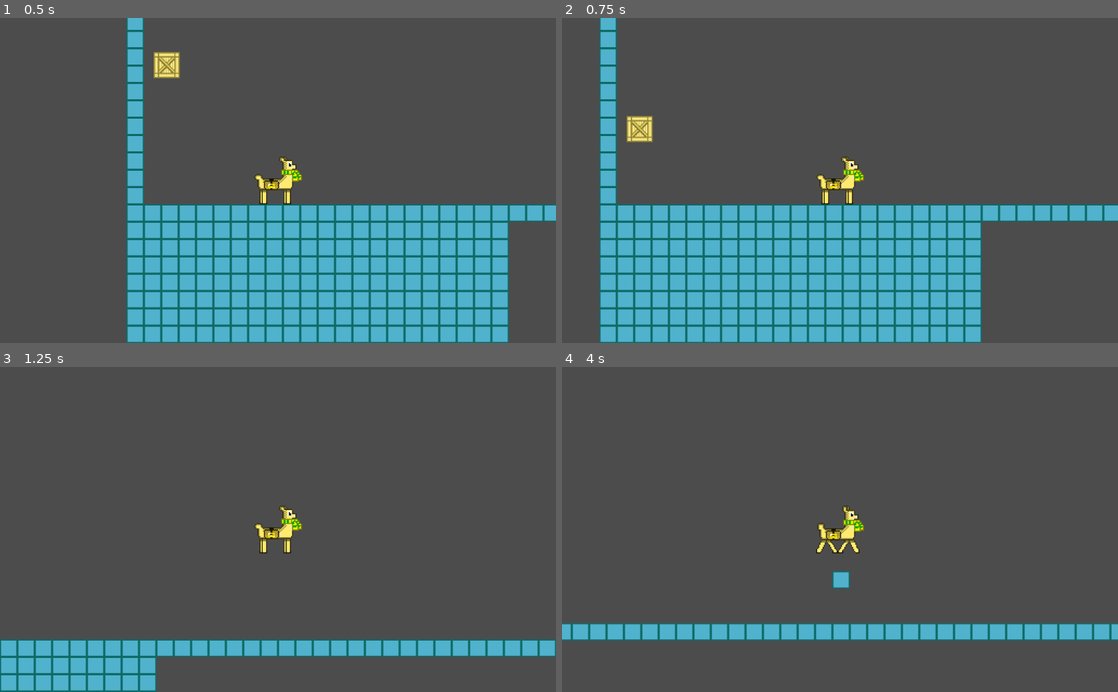
Above: before the commit, frames 1-4 (two rows, left to right).
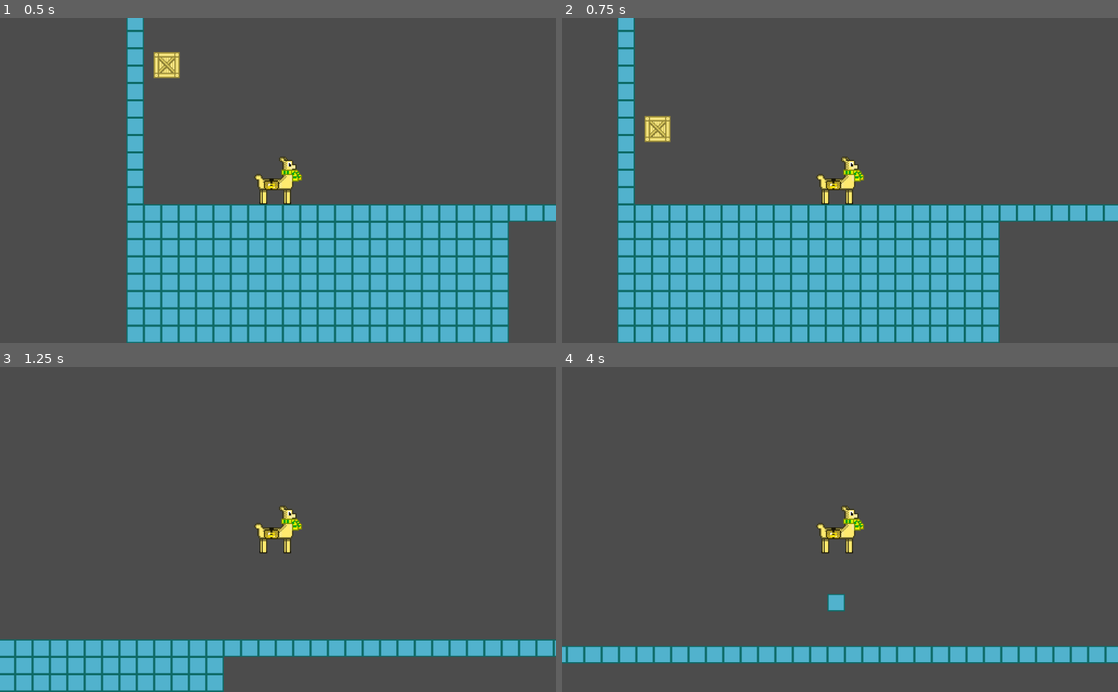
Above: after the commit, the same moments.

Repository: LeoDog896/Llama-Zips
Game: Godot game, scene res://Templates/LevelTemplate.tscn
Same seed, same stepped clock (60 frames per second), same inputs: the game is played once before the commit and once after it.
Inputs (mouse positions are in pixels of both pictures, inside the frame that each line leads up to):
- Up to frame 1 (0.5 s): no input
- Up to frame 2 (0.75 s): tap Enter at 0.5 s; move the mouse to (962, 164) at 0.52 s; hold Right (ui_right) from 0.53 s (still down); hold Shift (ui_shift) from 0.53 s (still down)
- Up to frame 3 (1.25 s): keep holding Right (ui_right); keep holding Shift (ui_shift); tap Up (ui_up) at 0.77 s
- Up to frame 4 (4 s): move the mouse to (728, 545) at 1.27 s; release Shift (ui_shift) at 1.28 s; tap Shift (ui_shift) at 1.35, 2.85 s; tap Up (ui_up) at 1.52, 3.02, 3.77 s; move the mouse to (895, 458) at 2.02 s; release Right (ui_right) at 2.03 s; hold A (ui_left) 2.03-2.78 s; hold Shift (ui_shift) 2.03-2.78 s; move the mouse to (812, 594) at 2.77 s; hold Right (ui_right) from 2.78 s (still down); move the mouse to (1006, 578) at 3.52 s; hold Shift (ui_shift) from 3.53 s (still down)

Frame 1 is identical in both runs. In frame 2, 8.7% of the frame differs, in the area x 6-98%, y 0-100%; in frame 3, 3.1%; in frame 4, 11%, in the area x 0-100%, y 42-92%.

Commit message:
quick changes

Diff:
--- a/Templates/LevelTemplate.tscn
+++ b/Templates/LevelTemplate.tscn
@@ -1,10 +1,9 @@
-[gd_scene load_steps=10 format=2]
+[gd_scene load_steps=9 format=2]
 
 [ext_resource path="res://Utils/BindedPlayer.tscn" type="PackedScene" id=1]
 [ext_resource path="res://tile.png" type="Texture" id=2]
 [ext_resource path="res://goldtile.png" type="Texture" id=3]
 [ext_resource path="res://Utils/crate.tscn" type="PackedScene" id=4]
-[ext_resource path="res://Utils/Zipline.tscn" type="PackedScene" id=5]
 
 [sub_resource type="ConvexPolygonShape2D" id=1]
 points = PoolVector2Array( 0, 0, 32, 0, 32, 32, 0, 32 )
@@ -24,11 +23,6 @@
 0/tile_mode = 0
 0/occluder_offset = Vector2( 0, 0 )
 0/navigation_offset = Vector2( 0, 0 )
-0/shape_offset = Vector2( 0, 0 )
-0/shape_transform = Transform2D( 1, 0, 0, 1, 0, 0 )
-0/shape = SubResource( 1 )
-0/shape_one_way = false
-0/shape_one_way_margin = 1.0
 0/shapes = [ {
 "autotile_coord": Vector2( 0, 0 ),
 "one_way": false,
@@ -46,11 +40,6 @@
 1/occluder_offset = Vector2( 0, 0 )
 1/occluder = SubResource( 2 )
 1/navigation_offset = Vector2( 0, 0 )
-1/shape_offset = Vector2( 0, 0 )
-1/shape_transform = Transform2D( 1, 0, 0, 1, 0, 0 )
-1/shape = SubResource( 3 )
-1/shape_one_way = false
-1/shape_one_way_margin = 1.0
 1/shapes = [ {
 "autotile_coord": Vector2( 0, 0 ),
 "one_way": false,
@@ -76,5 +65,3 @@
 
 [node name="BindedPlayer" parent="." instance=ExtResource( 1 )]
 position = Vector2( 479.341, -7.98901 )
-
-[node name="Zipline" parent="." instance=ExtResource( 5 )]
--- a/Utils/BindedPlayer.tscn
+++ b/Utils/BindedPlayer.tscn
@@ -12,36 +12,36 @@
 
 [sub_resource type="AtlasTexture" id=3]
 atlas = ExtResource( 2 )
-region = Rect2( 0, 0, 44, 44 )
+region = Rect2( 0, 44, 44, 44 )
 
 [sub_resource type="AtlasTexture" id=4]
 atlas = ExtResource( 2 )
-region = Rect2( 0, 44, 44, 44 )
+region = Rect2( 0, 0, 44, 44 )
 
 [sub_resource type="AtlasTexture" id=5]
 atlas = ExtResource( 2 )
-region = Rect2( 0, 0, 44, 44 )
+region = Rect2( 0, 44, 44, 44 )
 
 [sub_resource type="AtlasTexture" id=6]
 atlas = ExtResource( 2 )
-region = Rect2( 0, 44, 44, 44 )
+region = Rect2( 0, 0, 44, 44 )
 
 [sub_resource type="SpriteFrames" id=7]
 animations = [ {
-"frames": [ SubResource( 2 ) ],
-"loop": true,
-"name": "standing",
-"speed": 5.0
-}, {
-"frames": [ SubResource( 3 ), SubResource( 4 ) ],
+"frames": [ SubResource( 2 ), SubResource( 3 ) ],
 "loop": true,
 "name": "walking",
 "speed": 10.0
 }, {
-"frames": [ SubResource( 5 ), SubResource( 6 ) ],
+"frames": [ SubResource( 4 ), SubResource( 5 ) ],
 "loop": true,
 "name": "running",
-"speed": 100.0
+"speed": 15.0
+}, {
+"frames": [ SubResource( 6 ) ],
+"loop": true,
+"name": "standing",
+"speed": 5.0
 } ]
 
 [node name="BindedPlayer" type="KinematicBody2D"]
--- a/Utils/Scripts/Player.gd
+++ b/Utils/Scripts/Player.gd
@@ -26,14 +26,14 @@
 	if Input.is_action_pressed("ui_left"):
 		velocity.x = -speed
 		if Input.is_action_pressed("ui_shift"):
-			velocity.x = -speed - 200
+			velocity.x = -speed - 100
 			sprite.play("running")
 		else:
 			sprite.play("walking")
 	elif Input.is_action_pressed("ui_right"):
 		velocity.x =  speed
 		if Input.is_action_pressed("ui_shift"):
-			velocity.x = speed + 200
+			velocity.x = speed + 100
 			sprite.play("running")
 		else:
 			sprite.play("walking")
@@ -44,7 +44,7 @@
 		velocity.y = -610
 	elif is_on_floor():
 		velocity.y = 0
-	move_and_slide(velocity, Vector2(0, -1), false, 4, 0.785398, false)
+	move_and_slide(velocity, Vector2(0, -1), false, 4, 0.785398, true)
 	var collision = move_and_collide(velocity * delta)
 	if collision and collision.collider.name == "Crate":
 		var reflect = collision.remainder.bounce(collision.normal)
--- a/Utils/Zipline.gd
+++ /dev/null
@@ -1,7 +0,0 @@
-extends Node2D
-
-func _ready():
-	pass # Replace with function body.
-
-func set_end_point(point):
-	get_node("StaticBody2D/CollisionShape2D").get_shape().a = point
--- a/Utils/Zipline.tscn
+++ /dev/null
@@ -1,13 +0,0 @@
-[gd_scene load_steps=3 format=2]
-
-[ext_resource path="res://Utils/Zipline.gd" type="Script" id=1]
-
-[sub_resource type="SegmentShape2D" id=1]
-
-[node name="Zipline" type="Node2D"]
-script = ExtResource( 1 )
-
-[node name="StaticBody2D" type="StaticBody2D" parent="."]
-
-[node name="CollisionShape2D" type="CollisionShape2D" parent="StaticBody2D"]
-shape = SubResource( 1 )
